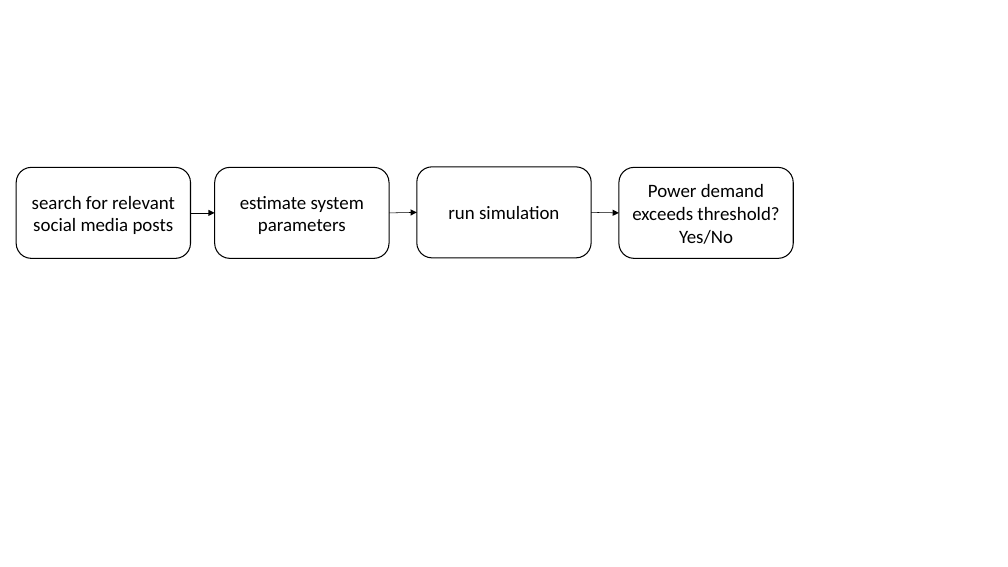
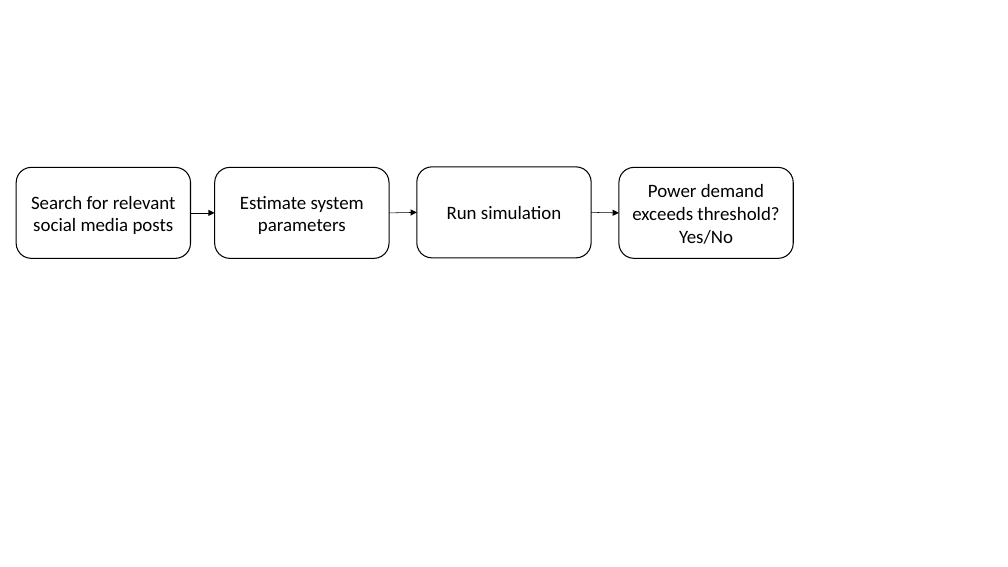
Before and after one commit to isabella-grieser/Modeling-and-Monitoring-Social-Media-Dynamics-to-predict-Electricity-Demand-Peaks, a slide deck: slide 2 of presentations/GrafikenThesis.pptx. Drawn at 1008x567 pixels with LibreOffice and Linux fonts; fonts in the diff are those of the drawing. Boxes give left, top, right and bottom in pixels: in the first picture for what was removed or moved away, otherwise in the second. Text is boxed around its words. In the diff, an @@ line names an element or a change of style, - is before the commit and + after.

```diff
--- a/presentations/GrafikenThesis.pptx
+++ b/presentations/GrafikenThesis.pptx
@@ text in rounded rectangle at (31,196,176,234): text changed @@
-search for relevant social media posts
+Search for relevant social media posts
@@ text in rounded rectangle at (240,196,364,234): text changed @@
-estimate system parameters
+Estimate system parameters
@@ text in rounded rectangle at (447,206,561,219): text changed @@
-run simulation
+Run simulation
```
Also in this commit, not shown: 1 other slide changed, 1 slide added, 12 other files.
